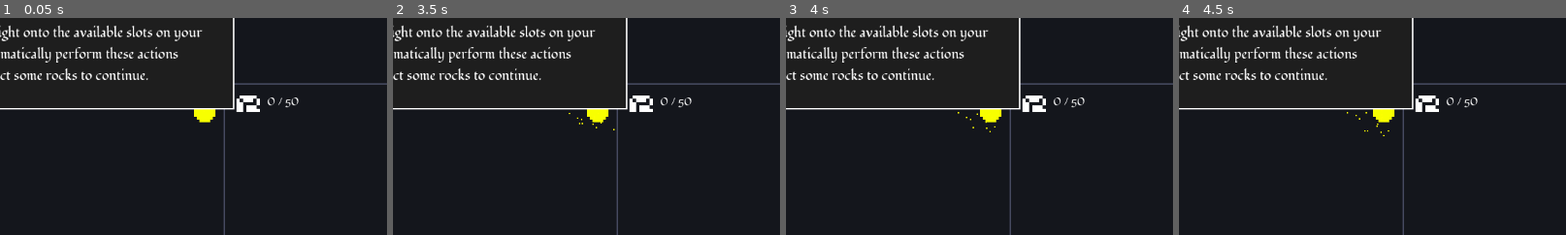
Above: before the commit, frames 1-4 (left to right).
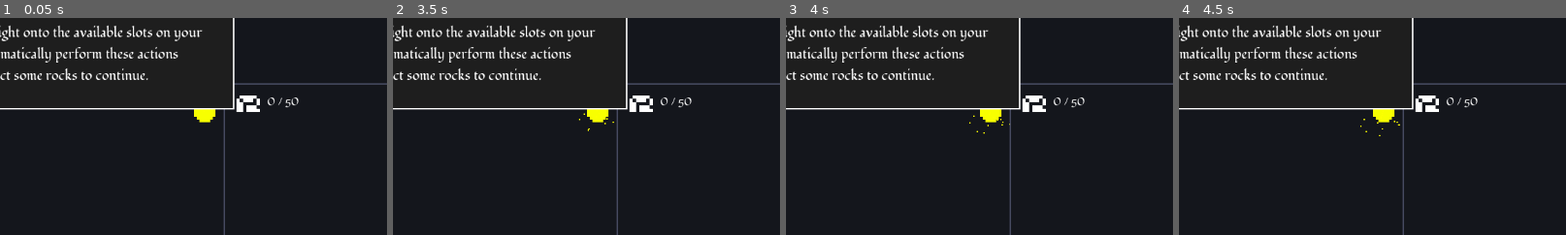
Above: after the commit, the same moments.

Repository: BoscoPubVoi/IdleSpel
Game: Godot game, scene res://main.tscn
The game is run twice, just before and just after one commit, with the same random seed, the same clock (stepped at 60 frames per second) and the same inputs.
Inputs (mouse positions are % of the whole screen's width and height, from its top left):
- Up to frame 1 (0.05 s): no input
- Up to frame 2 (3.5 s): click (87, 4) at 0.52 s; type "12" at 0.6 s; drag from (7, 21) to (60, 28) at 1.27 s; drag from (30, 55) to (45, 70) at 2.02 s; tap Enter at 2.75 s; move the mouse to (60, 28) at 2.77 s; click (60, 28) at 2.92 s
- Up to frame 3 (4 s): tap Space at 3.5 s; drag from (45, 70) to (20, 35) at 3.52 s
- Up to frame 4 (4.5 s): move the mouse to (80, 65) at 4.27 s; click (80, 65) at 4.42 s
The pictures show only the part of the screen within x 45-95%, y 44-94%; the shares and areas given below are measured in that part.

Frame 1 is identical in both runs. In frame 2, less than 0.1% of the frame differs, in the area x 45-58%, y 43-53%; in frame 3, less than 0.1%; in frame 4, less than 0.1%, in the area x 43-58%, y 43-55%.

Commit message:
moonstone implemented

Diff:
--- /dev/null
+++ b/GameState/Operations/BoostCharacterStatOfAll.gd
@@ -0,0 +1,19 @@
+class_name BoostCharacterStatOfAll extends Operation
+
+@export var statToIncrease:String
+@export var amount:int
+
+func constructor(statToIncrease_):
+	statToIncrease = statToIncrease_
+
+func execute(executionState:ExecutionState):
+	var boostAmount = amount
+
+	for char in executionState.gameState.characters:
+		if char != executionState.currentCharacter:
+			char.stats[statToIncrease] += boostAmount
+
+func _duplicate():
+	var newOperation = BoostCharacterStatOfAllEqualToSelf.new()
+	newOperation.constructor(statToIncrease)
+	return newOperation
--- a/GameState/Operations/PayCostAndDo.gd
+++ b/GameState/Operations/PayCostAndDo.gd
@@ -1,11 +1,11 @@
 class_name PayCostAndDo extends Operation
 
 @export var costs:Dictionary
-@export var operation:Operation
+@export var operations:Array[Operation]
 
 func construct(costs_, operation_):
 	costs = costs_
-	operation = operation_
+	operations = operation_
 
 
 func execute(executionState:ExecutionState):
@@ -20,9 +20,11 @@
 	# Spend the costs
 	ResourceHelpers.pay_costs(costs, executionState.gameState.resources, maxAfford)
 	executionState.internalBoostMultiplier *= maxAfford
-	operation.execute(executionState)
+	for operation in operations:
+		operation.execute(executionState)
 
 func _duplicate():
 	var newOperation = PayCostAndDo.new()
-	newOperation.construct(costs, operation)
+	for operation in operations:
+		newOperation.construct(costs, operation)
 	return newOperation
--- /dev/null
+++ b/GameState/UnlockRequirements/RequireMultipleCharacterStats.gd
@@ -0,0 +1,17 @@
+class_name RequiresMultipleCharactersStat extends UnlockRequirement
+
+@export var stat:String
+@export var minOfStat:float
+@export var numOfFollowers:int
+
+func meets_requirement(gameState:GameState):
+	var counter = 0
+	for char in gameState.characters:
+		if char.stats[stat] < minOfStat:
+			return false
+		counter += 1
+
+	if counter >= numOfFollowers:
+		return true
+	else:
+		return false
--- /dev/null
+++ b/GameState/UnlockRequirements/RequiresMinimumCap.gd
@@ -0,0 +1,7 @@
+class_name RequiresMinimumCap extends UnlockRequirement
+
+@export var resource:String
+@export var minOfCapacity:float
+
+func meets_requirement(gameState:GameState):
+	return gameState.resourceCaps[resource] >= minOfCapacity
--- a/main.gd
+++ b/main.gd
@@ -24,6 +24,8 @@
 	$AudioStreamPlayer.play()
 
 	DisplayServer.window_set_min_size(Vector2(1152, 652))
+	$Timer.start()
+	$GameSave.start()
 
 
 func unlock_secondary_actions():
--- a/main.tscn
+++ b/main.tscn
@@ -50,6 +50,10 @@
 [ext_resource type="Script" path="res://GameState/UnlockRequirements/ProduceMinimumInOneMoonPhase.gd" id="35_0xf2j"]
 [ext_resource type="Script" path="res://GameState/Operations/BoostCharacterStatOfAllEqualToSelf.gd" id="36_xsavq"]
 [ext_resource type="Texture2D" uid="uid://opdis7hbl3pk" path="res://assets/Resource_Icons/Fertility.png" id="37_7rc8h"]
+[ext_resource type="Script" path="res://GameState/Operations/PayCostAndDo.gd" id="39_f7agh"]
+[ext_resource type="Script" path="res://GameState/UnlockRequirements/RequiresMinimumCap.gd" id="39_tnt77"]
+[ext_resource type="Script" path="res://GameState/Operations/BoostCharacterStatOfAll.gd" id="41_inif2"]
+[ext_resource type="Script" path="res://GameState/UnlockRequirements/RequireMultipleCharacterStats.gd" id="42_4qnbc"]
 [ext_resource type="Script" path="res://GameSave.gd" id="42_oc06t"]
 
 [sub_resource type="StyleBoxFlat" id="StyleBoxFlat_5tix1"]
@@ -815,6 +819,248 @@
 stat = "wisdom"
 minOfStat = 25.0
 
+[sub_resource type="Resource" id="Resource_elpuq"]
+script = ExtResource("5_22pki")
+costs = {
+"favor": 10,
+"rocks": 15,
+"water": 10
+}
+resourceTypeToProduce = "moonstone"
+baseProduction = 1.0
+
+[sub_resource type="Resource" id="Resource_0n31o"]
+script = ExtResource("7_vy3f6")
+statToCheck = "reverance"
+statMinimum = 5.0
+operation = SubResource("Resource_elpuq")
+
+[sub_resource type="Resource" id="Resource_nyxo0"]
+script = ExtResource("5_22pki")
+costs = {
+"favor": 30,
+"rock": 100
+}
+resourceTypeToProduce = "moonstone"
+baseProduction = 3.0
+
+[sub_resource type="Resource" id="Resource_ji581"]
+script = ExtResource("7_vy3f6")
+statToCheck = "reverance"
+statMinimum = 10.0
+operation = SubResource("Resource_nyxo0")
+
+[sub_resource type="Resource" id="Resource_fgonq"]
+script = ExtResource("7_vy3f6")
+statToCheck = "vigor"
+statMinimum = 10.0
+operation = SubResource("Resource_ji581")
+
+[sub_resource type="Resource" id="Resource_mks6y"]
+script = ExtResource("7_vy3f6")
+statToCheck = "wisdom"
+statMinimum = 10.0
+operation = SubResource("Resource_fgonq")
+
+[sub_resource type="Resource" id="Resource_q1ecs"]
+script = ExtResource("4_84l6x")
+resourceTypeToProduce = "favor"
+baseProduction = 5.0
+
+[sub_resource type="Resource" id="Resource_j802k"]
+script = ExtResource("19_eiwq3")
+requiredMoonPhase = Array[int]([1, 7])
+operation = SubResource("Resource_q1ecs")
+
+[sub_resource type="Resource" id="Resource_mxiw5"]
+script = ExtResource("4_84l6x")
+resourceTypeToProduce = "water"
+baseProduction = 15.0
+
+[sub_resource type="Resource" id="Resource_2uj0u"]
+script = ExtResource("19_eiwq3")
+requiredMoonPhase = Array[int]([1, 7])
+operation = SubResource("Resource_mxiw5")
+
+[sub_resource type="Resource" id="Resource_yle70"]
+script = ExtResource("4_84l6x")
+resourceTypeToProduce = "reverance"
+baseProduction = 10.0
+
+[sub_resource type="Resource" id="Resource_rrwur"]
+script = ExtResource("19_eiwq3")
+requiredMoonPhase = Array[int]([1, 7])
+operation = SubResource("Resource_yle70")
+
+[sub_resource type="Resource" id="Resource_ru0iw"]
+script = ExtResource("6_i72h5")
+statToIncrease = "reverance"
+statIncreaseAmount = 15.0
+costs = {}
+
+[sub_resource type="Resource" id="Resource_hy3w4"]
+script = ExtResource("34_h3opu")
+statToCheck = "wisdom"
+statMinimum = 15.0
+forAllCharacters = false
+operation = SubResource("Resource_ru0iw")
+
+[sub_resource type="Resource" id="Resource_h77i4"]
+script = ExtResource("16_nvuys")
+boostInPosition = "all"
+boostAmount = 0.5
+costs = {}
+
+[sub_resource type="Resource" id="Resource_go4aa"]
+script = ExtResource("7_vy3f6")
+statToCheck = "reverance"
+statMinimum = 15.0
+operation = SubResource("Resource_h77i4")
+
+[sub_resource type="Resource" id="Resource_0k1ih"]
+script = ExtResource("19_plea6")
+buildingAndCapName = "rocks"
+buildBuildingAmount = 0.0
+increaseCapAmount = 20.0
+costs = {}
+
+[sub_resource type="Resource" id="Resource_1c77i"]
+script = ExtResource("19_plea6")
+buildingAndCapName = "water"
+buildBuildingAmount = 0.0
+increaseCapAmount = 20.0
+costs = {}
+
+[sub_resource type="Resource" id="Resource_vybgm"]
+script = ExtResource("19_plea6")
+buildingAndCapName = "silver"
+buildBuildingAmount = 0.0
+increaseCapAmount = 3.0
+costs = {}
+
+[sub_resource type="Resource" id="Resource_xcql1"]
+script = ExtResource("39_f7agh")
+costs = {
+"moonstone": 1
+}
+operations = Array[Resource("res://GameState/Operations/Operation.gd")]([SubResource("Resource_0k1ih"), SubResource("Resource_1c77i"), SubResource("Resource_vybgm")])
+
+[sub_resource type="Resource" id="Resource_d1o2b"]
+script = ExtResource("6_i72h5")
+statToIncrease = "wisdom"
+statIncreaseAmount = 15.0
+costs = {}
+
+[sub_resource type="Resource" id="Resource_mjoc5"]
+script = ExtResource("19_eiwq3")
+requiredMoonPhase = Array[int]([1, 2, 3])
+operation = SubResource("Resource_d1o2b")
+
+[sub_resource type="Resource" id="Resource_twk32"]
+script = ExtResource("4_84l6x")
+resourceTypeToProduce = "favor"
+baseProduction = 5.0
+
+[sub_resource type="Resource" id="Resource_av0i2"]
+script = ExtResource("19_eiwq3")
+requiredMoonPhase = Array[int]([1, 2, 3])
+operation = SubResource("Resource_twk32")
+
+[sub_resource type="Resource" id="Resource_tu0kt"]
+script = ExtResource("5_22pki")
+costs = {
+"rocks": 80,
+"water": 30
+}
+resourceTypeToProduce = "moonstone"
+baseProduction = 1.0
+
+[sub_resource type="Resource" id="Resource_xv17w"]
+script = ExtResource("39_tnt77")
+resource = "rocks"
+minOfCapacity = 500.0
+
+[sub_resource type="Resource" id="Resource_wf4ei"]
+script = ExtResource("16_nvuys")
+boostInPosition = "all"
+boostAmount = 1.0
+costs = {
+"water": 10
+}
+
+[sub_resource type="Resource" id="Resource_4jcso"]
+script = ExtResource("7_vy3f6")
+statToCheck = "vigor"
+statMinimum = 15.0
+operation = SubResource("Resource_wf4ei")
+
+[sub_resource type="Resource" id="Resource_irmso"]
+script = ExtResource("5_22pki")
+costs = {
+"moonstone": 5
+}
+resourceTypeToProduce = "love"
+baseProduction = 5.0
+
+[sub_resource type="Resource" id="Resource_h62s5"]
+script = ExtResource("21_1cyp2")
+resourceTypeToProduce = "relics"
+minAmount = 60.0
+
+[sub_resource type="Resource" id="Resource_ewqns"]
+script = ExtResource("4_84l6x")
+resourceTypeToProduce = "silver"
+baseProduction = 2.0
+
+[sub_resource type="Resource" id="Resource_w2gfu"]
+script = ExtResource("6_i72h5")
+statToIncrease = "wisdom"
+statIncreaseAmount = 5.0
+costs = {}
+
+[sub_resource type="Resource" id="Resource_cpxic"]
+script = ExtResource("21_1cyp2")
+resourceTypeToProduce = "silver"
+minAmount = 100.0
+
+[sub_resource type="Resource" id="Resource_srqm5"]
+script = ExtResource("18_0su82")
+resourceToIncrease = "silver"
+increaseBonusAmount = 0.01
+costs = {}
+
+[sub_resource type="Resource" id="Resource_8cgmf"]
+script = ExtResource("7_vy3f6")
+statToCheck = "reverance"
+statMinimum = 30.0
+operation = SubResource("Resource_srqm5")
+
+[sub_resource type="Resource" id="Resource_t74yt"]
+script = ExtResource("22_b8b85")
+stat = "reverance"
+minOfStat = 50.0
+
+[sub_resource type="Resource" id="Resource_hks2s"]
+script = ExtResource("41_inif2")
+statToIncrease = "reverance"
+amount = 10
+
+[sub_resource type="Resource" id="Resource_67075"]
+script = ExtResource("42_4qnbc")
+stat = "reverance"
+minOfStat = 15.0
+numOfFollowers = 3
+
+[sub_resource type="Resource" id="Resource_615q6"]
+script = ExtResource("19_plea6")
+buildingAndCapName = "moonlight"
+buildBuildingAmount = 0.01
+increaseCapAmount = 1.0
+costs = {
+"moonstone": 10,
+"silver": 30
+}
+
 [sub_resource type="StyleBoxFlat" id="StyleBoxFlat_8ia36"]
 bg_color = Color(0.117647, 0.117647, 0.117647, 1)
 border_width_left = 2
@@ -1554,6 +1800,19 @@
 unlock_requirements = Array[Resource("res://GameState/UnlockRequirements/UnlockRequirement.gd")]([SubResource("Resource_lvqni")])
 unlock_tooltip = "Have 3 Relics to unlock"
 
+[node name="MarginContainer8" type="MarginContainer" parent="ActionsPanel/MarginContainer/ScrollContainer/Margin/VBoxContainer/ActionGrid" groups=["monument2"]]
+visible = false
+layout_mode = 2
+theme_override_constants/margin_top = -4
+theme_override_constants/margin_bottom = -4
+
+[node name="Label" type="Label" parent="ActionsPanel/MarginContainer/ScrollContainer/Margin/VBoxContainer/ActionGrid/MarginContainer8"]
+custom_minimum_size = Vector2(250, 0)
+layout_mode = 2
+text = "Age of Reverance"
+label_settings = SubResource("LabelSettings_re3f1")
+horizontal_alignment = 1
+
 [node name="?" parent="ActionsPanel/MarginContainer/ScrollContainer/Margin/VBoxContainer/ActionGrid" groups=["monument2"] instance=ExtResource("3_se0lr")]
 visible = false
 layout_mode = 2
@@ -1670,6 +1929,161 @@
 icon_path = "res://assets/Action_Icons/Word_to_the_WISE.png"
 tooltip = "All other followers gain Wisdom equal to you"
 unlock_requirements = Array[Resource("res://GameState/UnlockRequirements/UnlockRequirement.gd")]([SubResource("Resource_k5b8k")])
+
+[node name="MarginContainer7" type="MarginContainer" parent="ActionsPanel/MarginContainer/ScrollContainer/Margin/VBoxContainer/ActionGrid" groups=["moonstone"]]
+visible = false
+layout_mode = 2
+theme_override_constants/margin_top = -4
+theme_override_constants/margin_bottom = -4
+
+[node name="Label" type="Label" parent="ActionsPanel/MarginContainer/ScrollContainer/Margin/VBoxContainer/ActionGrid/MarginContainer7"]
+custom_minimum_size = Vector2(250, 0)
+layout_mode = 2
+text = "Age of Moonstone"
+label_settings = SubResource("LabelSettings_re3f1")
+horizontal_alignment = 1
+
+[node name="PrayAsteroid" parent="ActionsPanel/MarginContainer/ScrollContainer/Margin/VBoxContainer/ActionGrid" groups=["moonstone"] instance=ExtResource("3_se0lr")]
+visible = false
+layout_mode = 2
+action_name = "Pray for Asteroids"
+operations = Array[Resource("res://GameState/Operations/Operation.gd")]([SubResource("Resource_0n31o")])
+building = "moonstone"
+icon_path = "res://assets/Action_Icons/Pray_For_Asteroid.png"
+tooltip = "If you have 5 Reverance, -15 Rocks, -10 Water, -10 Favor, +1 Moonstone"
+
+[node name="CraftMoonstone" parent="ActionsPanel/MarginContainer/ScrollContainer/Margin/VBoxContainer/ActionGrid" groups=["moonstone"] instance=ExtResource("3_se0lr")]
+visible = false
+layout_mode = 2
+action_name = "Craft Moonstone"
+operations = Array[Resource("res://GameState/Operations/Operation.gd")]([SubResource("Resource_mks6y")])
+building = "moonstone"
+icon_path = "res://assets/Action_Icons/create_moonstone.png"
+tooltip = "If you have 10 Wisdom, 10 Vigor and 10 Reverance, -100 Rocks, -30 Favor, +3 Moonstones"
+
+[node name="LunarRevel" parent="ActionsPanel/MarginContainer/ScrollContainer/Margin/VBoxContainer/ActionGrid" groups=["moonstone"] instance=ExtResource("3_se0lr")]
+visible = false
+layout_mode = 2
+action_name = "Lunar Revel"
+operations = Array[Resource("res://GameState/Operations/Operation.gd")]([SubResource("Resource_j802k"), SubResource("Resource_2uj0u"), SubResource("Resource_rrwur")])
+building = "monument"
+icon_path = "res://assets/Action_Icons/Lunar_Revel.png"
+tooltip = "If Crescent Moon, +5 favor, +15 water, +10 reverance"
+
+[node name="Lunacy" parent="ActionsPanel/MarginContainer/ScrollContainer/Margin/VBoxContainer/ActionGrid" groups=["moonstone"] instance=ExtResource("3_se0lr")]
+visible = false
+layout_mode = 2
+action_name = "Lunacy"
+operations = Array[Resource("res://GameState/Operations/Operation.gd")]([SubResource("Resource_hy3w4"), SubResource("Resource_go4aa")])
+building = "monument"
+icon_path = "res://assets/Action_Icons/Lunacy.png"
+tooltip = "-15 wisdom, +15 reverance, boost production 50% for all other followers in phase"
+
+[node name="MoonstoneBasin" parent="ActionsPanel/MarginContainer/ScrollContainer/Margin/VBoxContainer/ActionGrid" groups=["moonstone"] instance=ExtResource("3_se0lr")]
+visible = false
+layout_mode = 2
+action_name = "Moonstone Basin"
+operations = Array[Resource("res://GameState/Operations/Operation.gd")]([SubResource("Resource_xcql1")])
+building = "moonstone"
+icon_path = "res://assets/Action_Icons/Moonstone_Basin.png"
+tooltip = "Spend a Moonstone to increase the capacity for Rocks by 20, Water by 20 and Silver by 3"
+
+[node name="WaxPhilo" parent="ActionsPanel/MarginContainer/ScrollContainer/Margin/VBoxContainer/ActionGrid" groups=["moonstone"] instance=ExtResource("3_se0lr")]
+visible = false
+layout_mode = 2
+action_name = "Wax Philosophically"
+operations = Array[Resource("res://GameState/Operations/Operation.gd")]([SubResource("Resource_mjoc5"), SubResource("Resource_av0i2")])
+building = "favor"
+icon_path = "res://assets/Action_Icons/Wax_Philosophical.png"
+tooltip = "If Moon is Waxing, +15 Wisdom, +5 Favor"
+
+[node name="ExcavateAnicentSite" parent="ActionsPanel/MarginContainer/ScrollContainer/Margin/VBoxContainer/ActionGrid" groups=["moonstone"] instance=ExtResource("3_se0lr")]
+visible = false
+layout_mode = 2
+action_name = "Excavate Ancient Site"
+operations = Array[Resource("res://GameState/Operations/Operation.gd")]([SubResource("Resource_tu0kt")])
+building = "moonstone"
+icon_path = "res://assets/Action_Icons/Excavate_Forest.png"
+tooltip = "-80 rocks, -30 water, +1 moonstone"
+unlock_requirements = Array[Resource("res://GameState/UnlockRequirements/UnlockRequirement.gd")]([SubResource("Resource_xv17w")])
+unlock_tooltip = "Have 500 Rock capacity to unlock"
+
+[node name="PaganicPercussion" parent="ActionsPanel/MarginContainer/ScrollContainer/Margin/VBoxContainer/ActionGrid" groups=["moonstone"] instance=ExtResource("3_se0lr")]
+visible = false
+layout_mode = 2
+action_name = "Paganic Percussion"
+operations = Array[Resource("res://GameState/Operations/Operation.gd")]([SubResource("Resource_4jcso")])
+building = "monument"
+icon_path = "res://assets/Action_Icons/Paganic_Percussion.png"
+tooltip = "If you have 15 Vigor, -10 Water, boost production by 100% for all other followers in phase"
+
+[node name="FertilityFigurine" parent="ActionsPanel/MarginContainer/ScrollContainer/Margin/VBoxContainer/ActionGrid" groups=["moonstone"] instance=ExtResource("3_se0lr")]
+visible = false
+layout_mode = 2
+action_name = "FertilityFigurine"
+operations = Array[Resource("res://GameState/Operations/Operation.gd")]([SubResource("Resource_irmso")])
+building = "moonstone"
+icon_path = "res://assets/Action_Icons/Fertility_Figurine.png"
+tooltip = "Spend 5 Moonstone to gain 5 Fertility"
+unlock_requirements = Array[Resource("res://GameState/UnlockRequirements/UnlockRequirement.gd")]([SubResource("Resource_h62s5")])
+
+[node name="SummonSilver" parent="ActionsPanel/MarginContainer/ScrollContainer/Margin/VBoxContainer/ActionGrid" groups=["moonstone"] instance=ExtResource("3_se0lr")]
+visible = false
+layout_mode = 2
+action_name = "Summon Silver"
+operations = Array[Resource("res://GameState/Operations/Operation.gd")]([SubResource("Resource_ewqns"), SubResource("Resource_w2gfu")])
+building = "monument"
+icon_path = "res://assets/Action_Icons/Summon_Silver.png"
+tooltip = "+2 Silver, +5 Wisdom"
+unlock_requirements = Array[Resource("res://GameState/UnlockRequirements/UnlockRequirement.gd")]([SubResource("Resource_cpxic")])
+
+[node name="CelestialBlessing" parent="ActionsPanel/MarginContainer/ScrollContainer/Margin/VBoxContainer/ActionGrid" groups=["moonstone"] instance=ExtResource("3_se0lr")]
+visible = false
+layout_mode = 2
+action_name = "Celestial Blessing"
+operations = Array[Resource("res://GameState/Operations/Operation.gd")]([SubResource("Resource_8cgmf")])
+building = "silver"
+icon_path = "res://assets/Action_Icons/Celestial_Blessing.png"
+tooltip = "If you have 30 Reverance, +1% Silver production"
+unlock_requirements = Array[Resource("res://GameState/UnlockRequirements/UnlockRequirement.gd")]([SubResource("Resource_t74yt")])
+unlock_tooltip = "Have 50 Reverance to unlock"
+
+[node name="DogmaticCongregation" parent="ActionsPanel/MarginContainer/ScrollContainer/Margin/VBoxContainer/ActionGrid" groups=["moonstone"] instance=ExtResource("3_se0lr")]
+visible = false
+layout_mode = 2
+action_name = "Dogmatic Congregation"
+operations = Array[Resource("res://GameState/Operations/Operation.gd")]([SubResource("Resource_hks2s")])
+building = "favor"
+icon_path = "res://assets/Action_Icons/Dogmatic_Congregation.png"
+tooltip = "If you and another follower have 10 reverance, all followers gain 10 reverance"
+unlock_requirements = Array[Resource("res://GameState/UnlockRequirements/UnlockRequirement.gd")]([SubResource("Resource_67075")])
+
+[node name="MoonlightDistiller" parent="ActionsPanel/MarginContainer/ScrollContainer/Margin/VBoxContainer/ActionGrid" groups=["moonstone"] instance=ExtResource("3_se0lr")]
+visible = false
+layout_mode = 2
+action_name = "Build Moonlight Distiller"
+operations = Array[Resource("res://GameState/Operations/Operation.gd")]([SubResource("Resource_615q6")])
+building = "moonlight"
+icon_path = "res://assets/Action_Icons/Build_Moonlight.png"
+tooltip = "Spend 10 Moonstone and 30 Silver to build 1% of the Moonlight Distiller, or increase Moonlight capacity by 1"
+unlock_tooltip = "Have 20 Moonstone to Unlock"
+
+[node name="MarginContainer9" type="MarginContainer" parent="ActionsPanel/MarginContainer/ScrollContainer/Margin/VBoxContainer/ActionGrid" groups=["moonlight"]]
+visible = false
+layout_mode = 2
+theme_override_constants/margin_top = -4
+theme_override_constants/margin_bottom = -4
+
+[node name="Label" type="Label" parent="ActionsPanel/MarginContainer/ScrollContainer/Margin/VBoxContainer/ActionGrid/MarginContainer9"]
+custom_minimum_size = Vector2(250, 0)
+layout_mode = 2
+text = "Age of Moonlight"
+label_settings = SubResource("LabelSettings_re3f1")
+horizontal_alignment = 1
+
+[node name="Moonstone14" parent="ActionsPanel/MarginContainer/ScrollContainer/Margin/VBoxContainer/ActionGrid" groups=["moonstone"] instance=ExtResource("3_se0lr")]
+visible = false
+layout_mode = 2
 
 [node name="ResourcesPanel" type="Panel" parent="."]
 texture_filter = 3
@@ -1853,11 +2267,9 @@
 text = "0"
 
 [node name="Timer" type="Timer" parent="." groups=["MainTimer"]]
-autostart = true
 
 [node name="GameSave" type="Timer" parent="." groups=["MainTimer"]]
 wait_time = 8.0
-autostart = true
 script = ExtResource("42_oc06t")
 
 [node name="AudioStreamPlayer" type="AudioStreamPlayer" parent="."]
--- a/visualiser_panel.tscn
+++ b/visualiser_panel.tscn
@@ -316,10 +316,10 @@
 
 [node name="CPUParticles2D" type="CPUParticles2D" parent="FullMoonIcon"]
 scale = Vector2(1.5, 1.5)
-amount = 20
+amount = 25
 lifetime = 5.0
 direction = Vector2(-1, 1)
-spread = 80.0
+spread = 120.0
 gravity = Vector2(0, 0)
 initial_velocity_min = 8.0
 initial_velocity_max = 8.0
@@ -329,3 +329,11 @@
 scale_amount_min = 2.0
 scale_amount_max = 2.0
 color = Color(1, 1, 0, 1)
+
+[node name="TextureRect" type="TextureRect" parent="."]
+clip_contents = true
+layout_mode = 0
+offset_left = 31.0
+offset_top = 142.0
+offset_right = 256.0
+offset_bottom = 267.0
Binary file added: assets/Action_Icons/Dogmatic_Congregation.png
Not shown, added: assets/Action_Icons/Dogmatic_Congregation.png.import
Not shown: 2 places in main.tscn that only renumber resources
